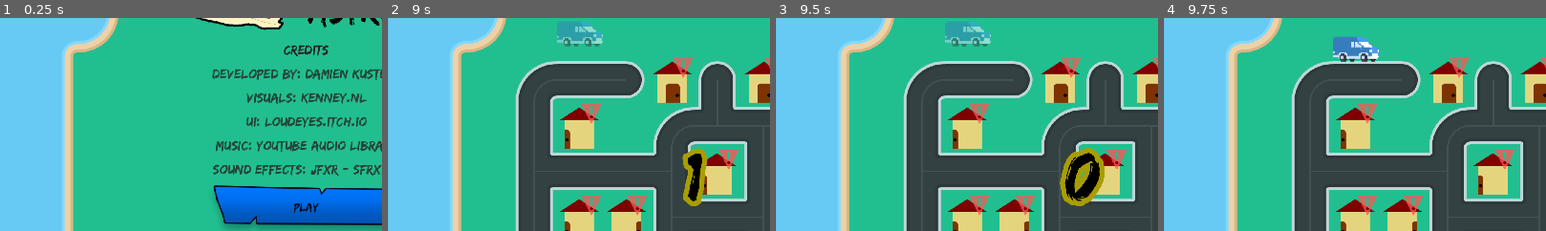
Above: before the commit, frames 1-4 (left to right).
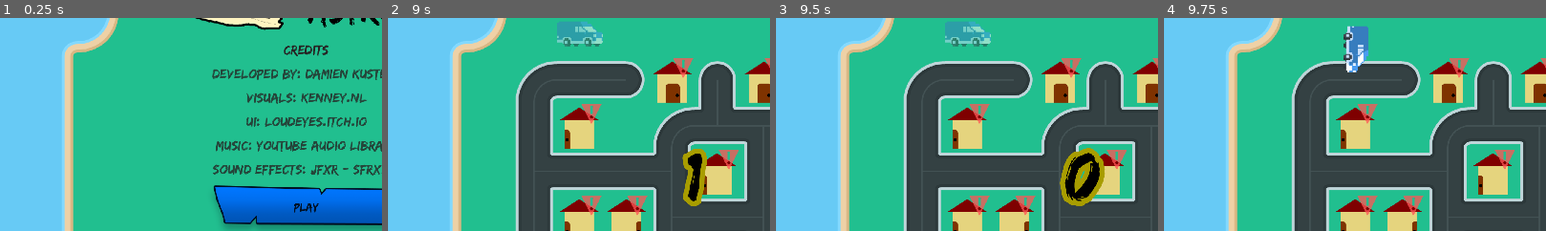
Above: after the commit, the same moments.

Repository: DamienKusters/gmtk2026jam
Game: Godot game, scene res://nodes/menu/menu.tscn
Same seed, same stepped clock (60 frames per second), same inputs: the game is played once before the commit and once after it. Sound files missing from this copy of the repository are replaced by a short silence.
Inputs (mouse positions are % of the whole screen's width and height, from its top left):
- Up to frame 1 (0.25 s): no input
- Up to frame 2 (9 s): click "Play" at 0.5 s; tap Enter at 1.25, 2.75, 4.25 s; move the mouse to (72, 45) at 1.27 s; hold D (right) 1.28-2.03 s; tap 1 (action1) at 1.35, 4.35, 7.35 s; tap Space at 2, 3.5, 5 s; move the mouse to (30, 55) at 2.02 s; hold S (down) 2.03-2.78 s; tap 2 (action2) at 2.1, 5.1, 8.1 s; move the mouse to (60, 28) at 2.77 s; hold D (right) 2.78-3.53 s; tap 3 (action3) at 2.85, 5.85, 8.85 s; move the mouse to (45, 70) at 3.52 s; hold W (up) 3.53-4.28 s; click (45, 70) at 3.6 s; move the mouse to (80, 65) at 4.27 s; hold A (left) 4.28-5.78 s; move the mouse to (20, 35) at 5.02 s; move the mouse to (55, 50) at 5.77 s; hold S (down) 5.78-6.53 s; move the mouse to (35, 25) at 6.52 s; hold D (right) 6.53-7.28 s; click (35, 25) at 6.6 s; move the mouse to (72, 45) at 7.27 s; hold W (up) 7.28-8.03 s; move the mouse to (30, 55) at 8.02 s; hold D (right) 8.03-8.78 s; move the mouse to (60, 28) at 8.77 s; hold S (down) from 8.78 s (still down)
- Up to frame 3 (9.5 s): keep holding S (down)
- Up to frame 4 (9.75 s): move the mouse to (45, 70) at 9.52 s; release S (down) at 9.53 s; hold A (left) from 9.53 s (still down); click (45, 70) at 9.6 s
The pictures show only the part of the screen within x 10-60%, y 19-68%; the shares and areas given below are measured in that part.

Frames 1-3 are identical in both runs. In frame 4, 1.5% of the frame differs, in the area x 44-57%, y 3-26%.

Commit message:
fix: Default player direction and Van animation

Diff:
--- a/nodes/globals/globals.gd
+++ b/nodes/globals/globals.gd
@@ -35,6 +35,12 @@
 		money = value
 		money_updated.emit()
 
+@onready var music_pitch:
+	get:
+		return $AudioStreamPlayer.pitch_scale
+	set(value):
+		$AudioStreamPlayer.pitch_scale = value
+
 func _ready():
 	$AudioStreamPlayer.finished.connect(_play_random_song)
 	_play_random_song()
--- a/nodes/tilemap.gd
+++ b/nodes/tilemap.gd
@@ -76,9 +76,9 @@
 		deliveries[house_coords] = true
 		colours.set_cell(house_coords, 0, Vector2i(0, 1))
 		Globals.play_sound("deliver")
+		delivery_done.emit()
 	if get_delivery_count() == deliveries.size():
 		all_deliveries_done.emit()
-	delivery_done.emit()
 	return deliver_successful
 
 func generate_houses_direction():
--- a/nodes/van/controlling_component.gd
+++ b/nodes/van/controlling_component.gd
@@ -1,7 +1,7 @@
 extends Node
 class_name ControllingComponent
 
-var user_direction: Vector2i = Vector2i.RIGHT
+var user_direction: Vector2i
 
 func get_user_direction() -> Vector2i:
 	var inputs = {
--- a/nodes/van/van.tscn
+++ b/nodes/van/van.tscn
@@ -12,11 +12,54 @@
 region = Rect2(0, 0, 128, 128)
 filter_clip = true
 
+[sub_resource type="Animation" id="Animation_j0jp6"]
+length = 0.001
+tracks/0/type = "value"
+tracks/0/imported = false
+tracks/0/enabled = true
+tracks/0/path = NodePath(".:scale")
+tracks/0/interp = 1
+tracks/0/loop_wrap = true
+tracks/0/keys = {
+"times": PackedFloat32Array(0),
+"transitions": PackedFloat32Array(1),
+"update": 0,
+"values": [Vector2(1, 1)]
+}
+
+[sub_resource type="Animation" id="Animation_oxrd3"]
+resource_name = "bounce"
+length = 0.39999999999999997
+loop_mode = 1
+step = 0.05
+tracks/0/type = "value"
+tracks/0/imported = false
+tracks/0/enabled = true
+tracks/0/path = NodePath(".:scale")
+tracks/0/interp = 1
+tracks/0/loop_wrap = false
+tracks/0/keys = {
+"times": PackedFloat32Array(0, 0.15, 0.3),
+"transitions": PackedFloat32Array(1, 1, 1),
+"update": 0,
+"values": [Vector2(1, 1), Vector2(1.05, 0.95), Vector2(1, 1)]
+}
+
+[sub_resource type="AnimationLibrary" id="AnimationLibrary_ej7ve"]
+_data = {
+&"RESET": SubResource("Animation_j0jp6"),
+&"bounce": SubResource("Animation_oxrd3")
+}
+
 [node name="Van" type="Node2D" unique_id=395747881]
 script = ExtResource("1_15m20")
 
 [node name="Sprite2D" type="Sprite2D" parent="." unique_id=1290233510]
 texture = SubResource("AtlasTexture_ogq8d")
+
+[node name="AnimationPlayer" type="AnimationPlayer" parent="Sprite2D" unique_id=1156609470]
+libraries/ = SubResource("AnimationLibrary_ej7ve")
+autoplay = &"bounce"
 
 [node name="Timer" type="Timer" parent="." unique_id=1058902252]
 wait_time = 0.35
